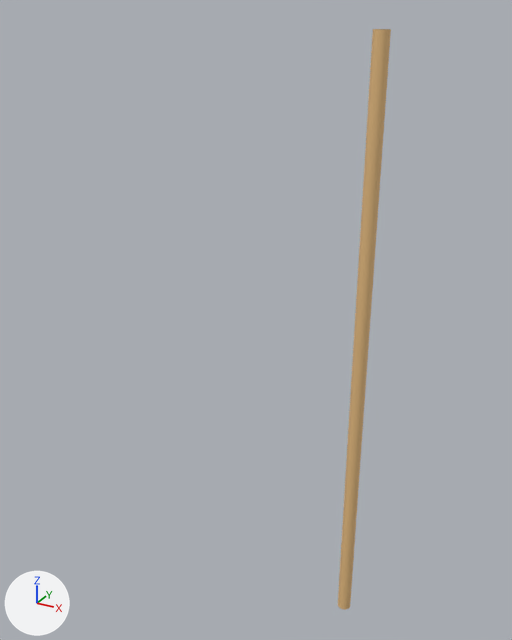
The FBX model flag.fbx as it was, and as the next commit left it.
One viewpoint serves both versions: a camera (50 mm lens) standing at (2.98, -8.4, 8.94) and looking at (-1.17, -0.87, 5.18). The lights are fixed; the arrows at lower left show +X, +Y and +Z. Where no turn or scale is listed for an object, it has been applied to the vertices.
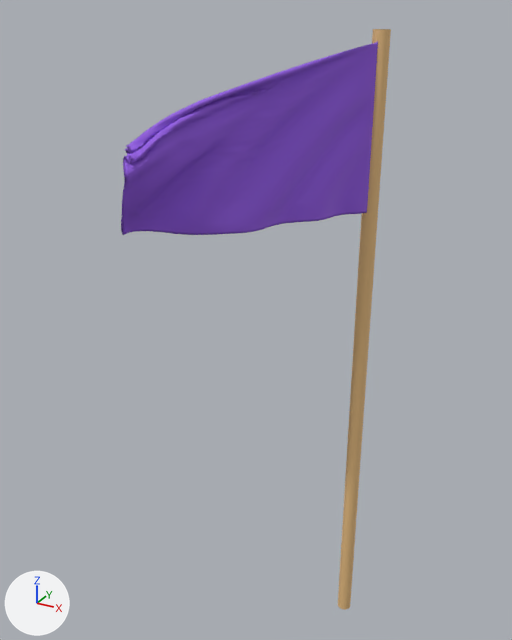
Commit message: lygiams atskirti

Location of each change, [x1, y1, x2, y2] in pixels of the pictures (512 x 640 px):
'Plane', added (purple): after [121, 42, 378, 235]

Patch to the scene script:
```diff
--- a/flag.fbx.py
+++ b/flag.fbx.py
@@ mat_material_001 @@
+mat_material_001 = principled_material('Material.001')
+mat_material_001.base_color = (0.304, 0.107, 0.8)  # purple #965ce7
+mat_material_001.roughness = 0.69
@@ me_plane_001 @@
+me_plane_001.from_pydata(...)  # 8450 vertices, 8448 faces; spans x -2.24..0.0, y -2.55..0.0, z -1.07..1.0
+me_plane_001.materials.append(mat_material_001)  # purple #965ce7
@@ ob_plane @@
+ob_plane = bpy.data.objects.new('Plane', me_plane_001)
+ob_plane.location = (0.0, 0.0, 7.6)
```
